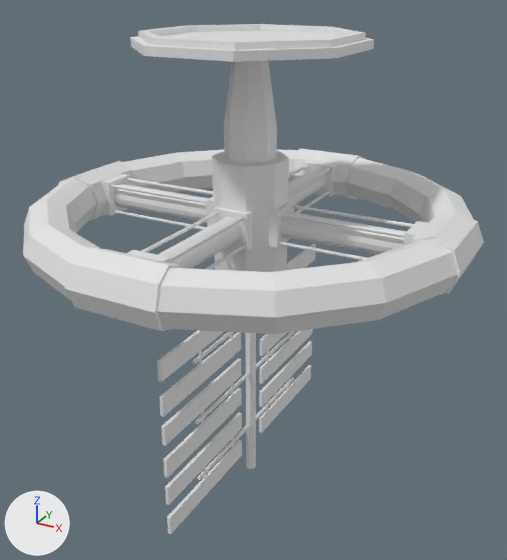
An edit to the FBX model Assets/Models/Spaceship/space_station.fbx, drawn before and after from the same camera.
Before and after are seen from a 50 mm lens placed at (3.31, -5.95, 2.3), pointed at (0.03, 0.01, -0.68). Every picture has the same lights, and +X, +Y and +Z are marked at lower left.

The older version as bpy lines, for what is in view:
```python
me_cylinder_002 = bpy.data.meshes.new('Cylinder.002')
me_cylinder_002.from_pydata(...)  # 1456 vertices, 1008 faces; spans x -2.23..2.23, y -2.23..2.23, z -3.11..1.79
# before: 96 (0.02, 0.05, -3.11), 97 (-0.02, 0.05, -3.11), 98 (0.05, 0.02, -3.11) at pixel (255, 466), 99 (0.05, -0.02, -3.11) at pixel (253, 468), 100 (0.02, -0.05, -3.11) at pixel (250, 469)
# before: 101 (-0.02, -0.05, -3.11) at pixel (247, 468), 102 (-0.05, -0.02, -3.11) at pixel (246, 465), 103 (-0.05, 0.02, -3.11)
ob_cylinder_001 = bpy.data.objects.new('Cylinder.001', me_cylinder_002)
ob_cylinder_001.location = (0.0, 0.0, 0.0)
```
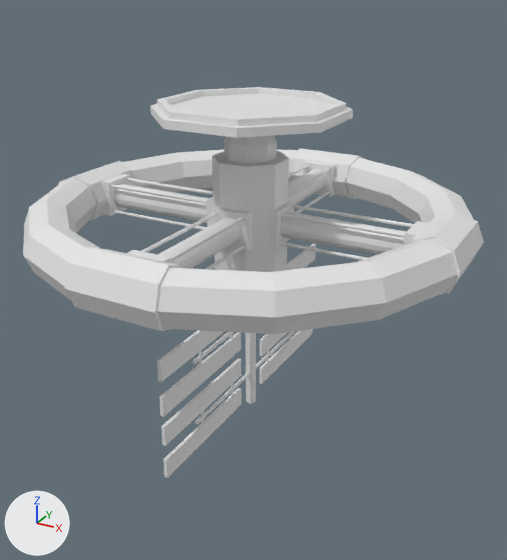
Changed parts and their boxes (x1, y1, x2, y2) in the pictures (507 x 560 px; the box of a moved part takes in the faces that stretch with it):
'Cylinder.001', reshaped (23% shorter): before (23, 24, 484, 534); after (23, 87, 484, 478)
part 1 of me_cylinder_002, deleted: before (165, 341, 312, 534)
part 2 of me_cylinder_002, moved or reshaped: before (130, 24, 374, 164); after (150, 87, 353, 164)
part 3 of me_cylinder_002, moved or reshaped: before (245, 333, 256, 469); after (245, 333, 256, 404)

The change in detail:
Material 'Material' (mat_material) is new.
Its base color is (0.8, 0.8, 0.8) (white #e7e7e7).
me_cylinder_002 is used by ob_cylinder_001; location (0.0, 0.0, 0.0).
Verts and faces of me_cylinder_002; kept vertices keep their numbers, new ones are numbered from 1456.
me_cylinder_002 had 1456 vertices, 1008 faces and spanned x -2.23..2.23, y -2.23..2.23, z -3.11..1.79.
me_cylinder_002 now has 1264 vertices, 886 faces and spans x -2.23..2.23, y -2.23..2.23, z -2.19..1.17.
me_cylinder_002 part 1: 14 loose pieces with 192 vertices, spanning x -0.02..0.02, y -1.65..1.65, z -2.78..-2.21, are deleted.
Part 2, on me_cylinder_002:
8 vertices in x -0.15..0.15, y -0.15..0.15, z 1.6 move by (0.0, 0.0, -0.62).
8 vertices in x -0.24..0.24, y -0.24..0.24, z 0.93 move by (0.0, 0.0, -0.14).
56 vertices move from x -1.04..1.04, y -1.04..1.04, z 1.65..1.79 to x -0.9..0.9, y -0.9..0.9, z 1.03..1.17.
Part 3, on me_cylinder_002:
Vertices 96 to 103 move by (0.0, 0.0, 0.92).
me_cylinder_002 now uses material mat_material (white #e7e7e7).
